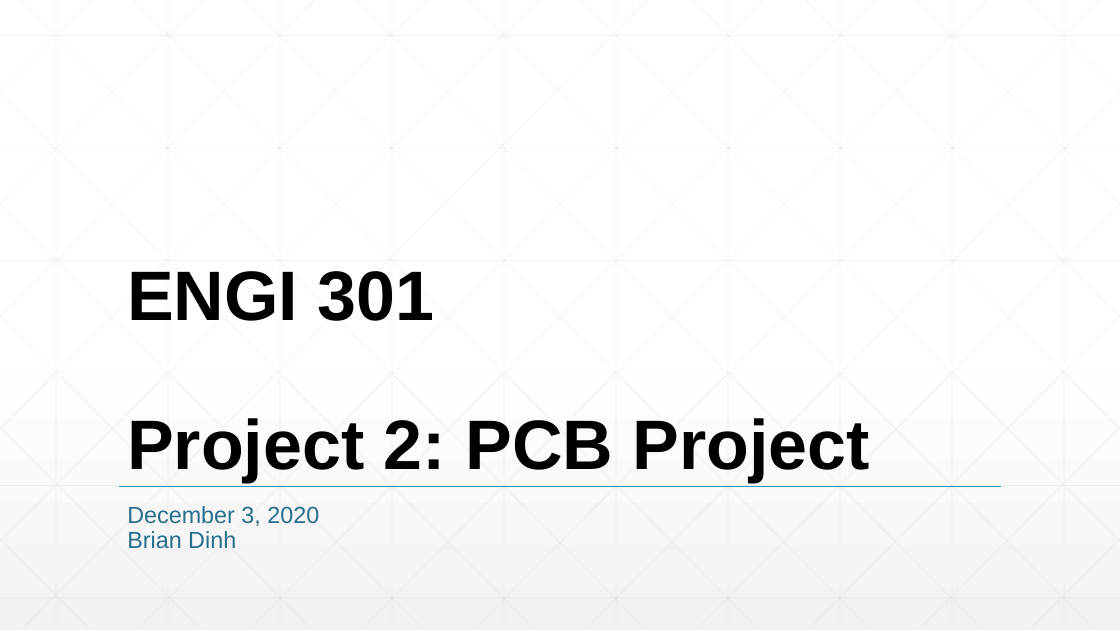
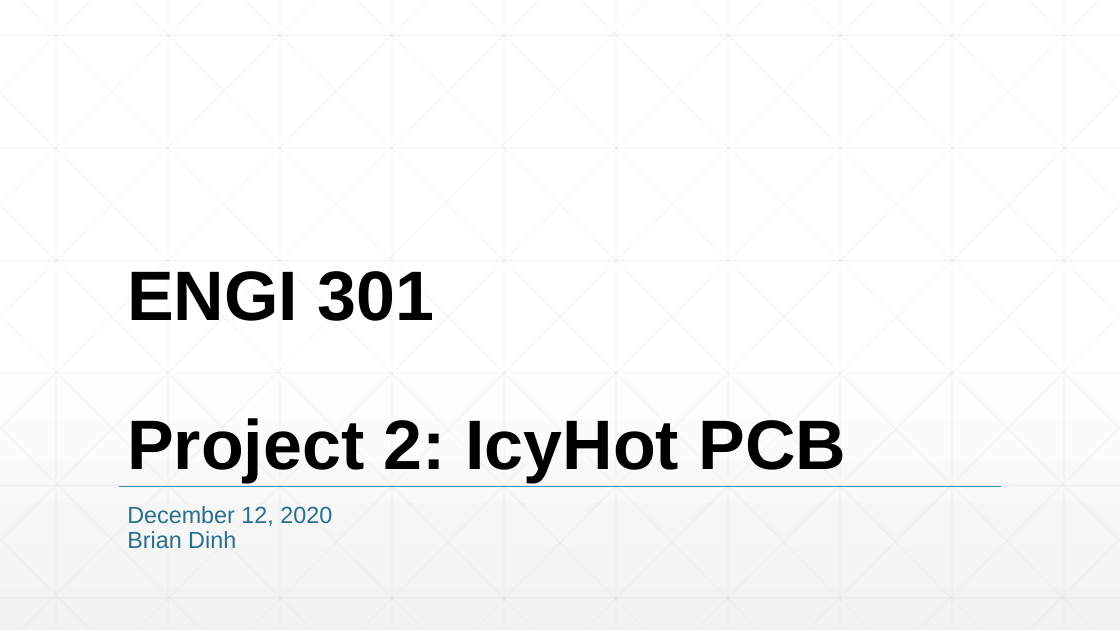
Before and after one commit to Bdinh7331/ENGI301, a slide deck: slide 1 of project_02/ENGI301_project2_proposal .pptx. Drawn at 1120x630 pixels with LibreOffice and Linux fonts; fonts in the diff are those of the drawing. Boxes give left, top, right and bottom in pixels: in the first picture for what was removed or moved away, otherwise in the second. Text is boxed around its words. In the diff, an @@ line names an element or a change of style, - is before the commit and + after.

```diff
--- a/project_02/ENGI301_project2_proposal .pptx
+++ b/project_02/ENGI301_project2_proposal .pptx
@@ title at <box>127,271,847,482</box>: text changed @@
-ENGI 301
-Project 2: PCB Project
+ENGI 301
+Project 2: IcyHot PCB
@@ subtitle at <box>127,506,332,526</box>: text changed @@
-December 3, 2020
+December 12, 2020
```
Also in this commit, not shown: 2 other slides changed.
